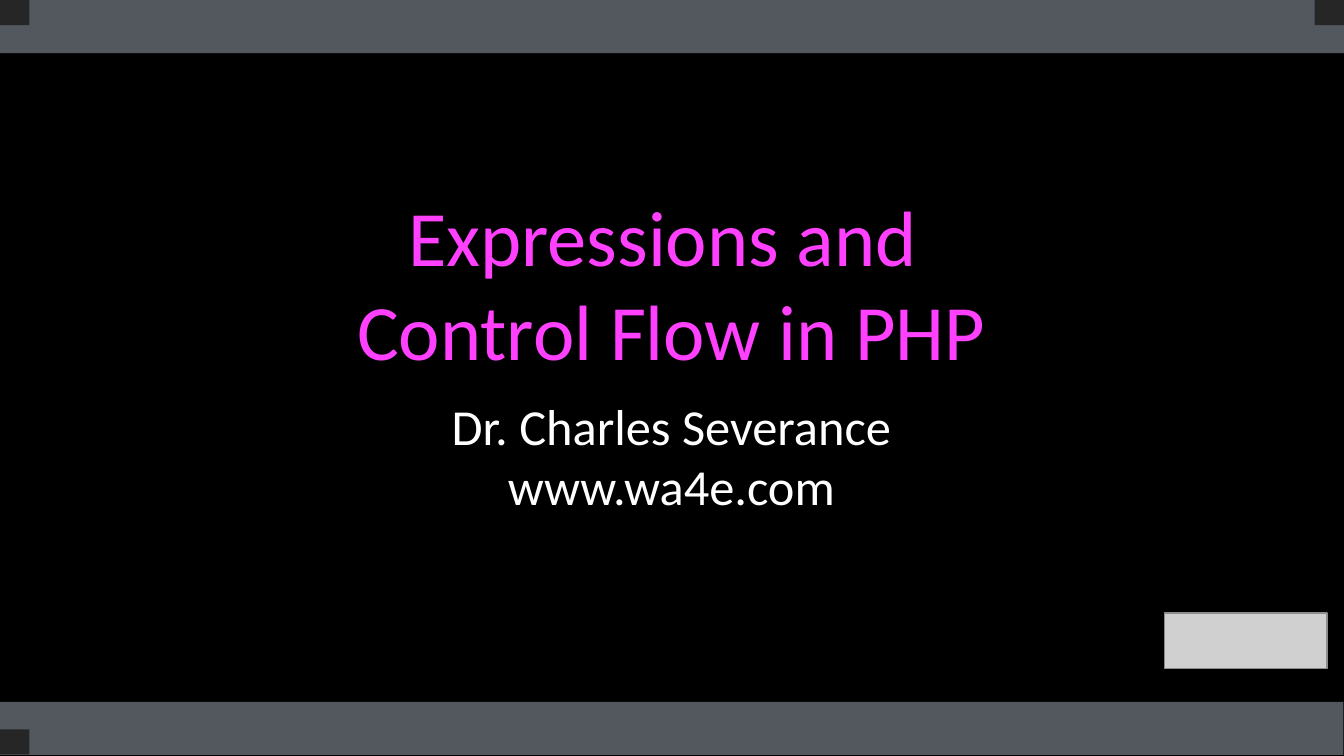
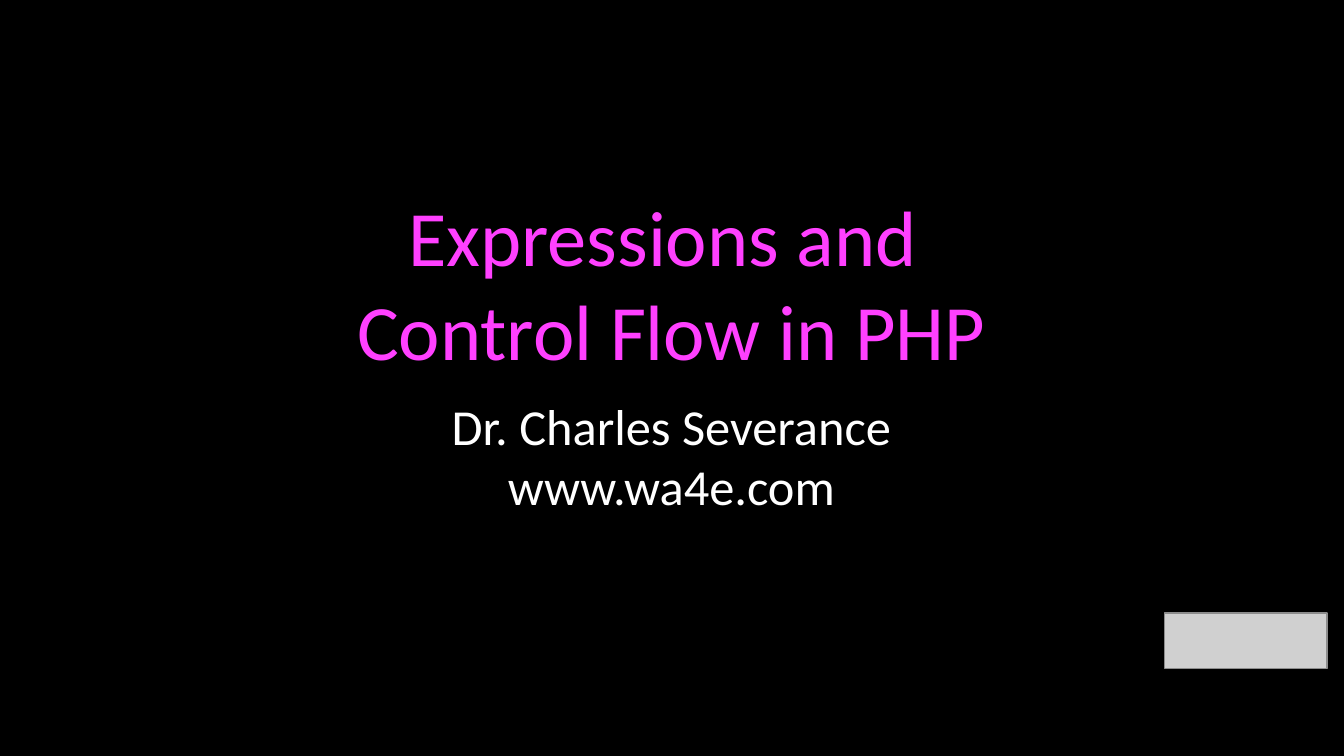
Before and after one commit to csev/wa4e, a slide deck: slide 1 of lectures/PHP-03-Expressions-Control-String.ppt. Drawn at 1344x756 pixels with LibreOffice and Linux fonts; fonts in the diff are those of the drawing; grey boxes stand for pictures. Boxes give left, top, right and bottom in pixels: in the first picture for what was removed or moved away, otherwise in the second. Text is boxed around its words. In the diff, an @@ line names an element or a change of style, - is before the commit and + after.

```diff
--- a/lectures/PHP-03-Expressions-Control-String.ppt
+++ b/lectures/PHP-03-Expressions-Control-String.ppt
@@ rectangle removed at (x1=0, y1=0, x2=1344, y2=54) @@
@@ rectangle removed at (x1=0, y1=0, x2=30, y2=26) @@
@@ rectangle removed at (x1=1314, y1=0, x2=1344, y2=26) @@
@@ rectangle at (x1=0, y1=702, x2=1344, y2=755): fill #53585F to #000000 @@
@@ rectangle removed at (x1=0, y1=730, x2=30, y2=755) @@
```
Also in this commit, not shown: 34 other slides changed, 1 other file.
